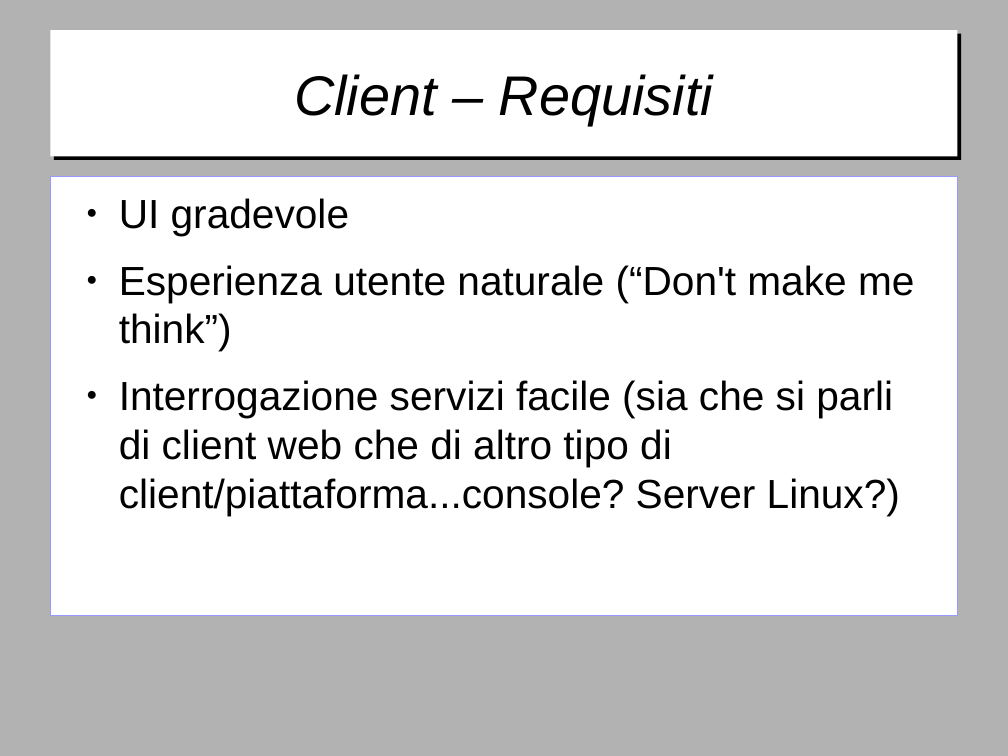
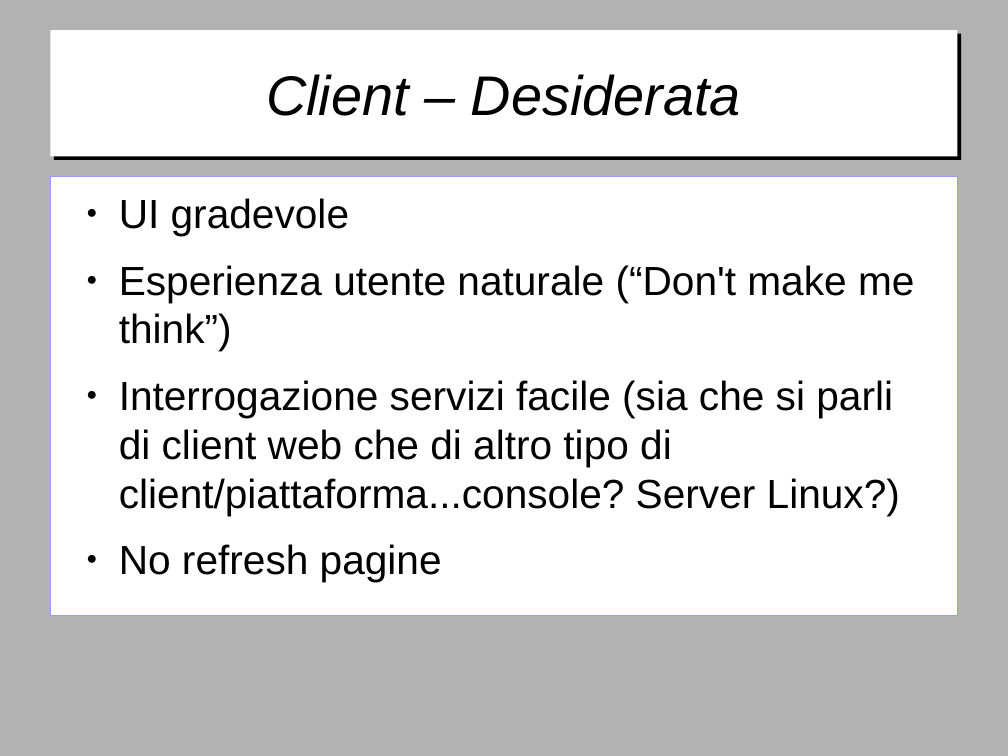
Before and after one commit to gitfer/ARXCourse, a slide deck: slide 18 of ARXCourse.odp (slide 16 before the commit). Drawn at 1008x756 pixels with LibreOffice and Linux fonts; fonts in the diff are those of the drawing; background and template pictures are left out. Boxes give left, top, right and bottom in pixels: in the first picture for what was removed or moved away, otherwise in the second. Text is boxed around its words. In the diff, an @@ line names an element or a change of style, - is before the commit and + after.

```diff
--- a/ARXCourse.odp
+++ b/ARXCourse.odp
@@ title at (266, 74, 741, 116): text changed @@
-Client – Requisiti
+Client – Desiderata
@@ text at (119, 544, 442, 582): paragraph added @@
+● No refresh pagine
```
Also in this commit, not shown: 8 other slides changed, 11 slides added, 3 other files.
